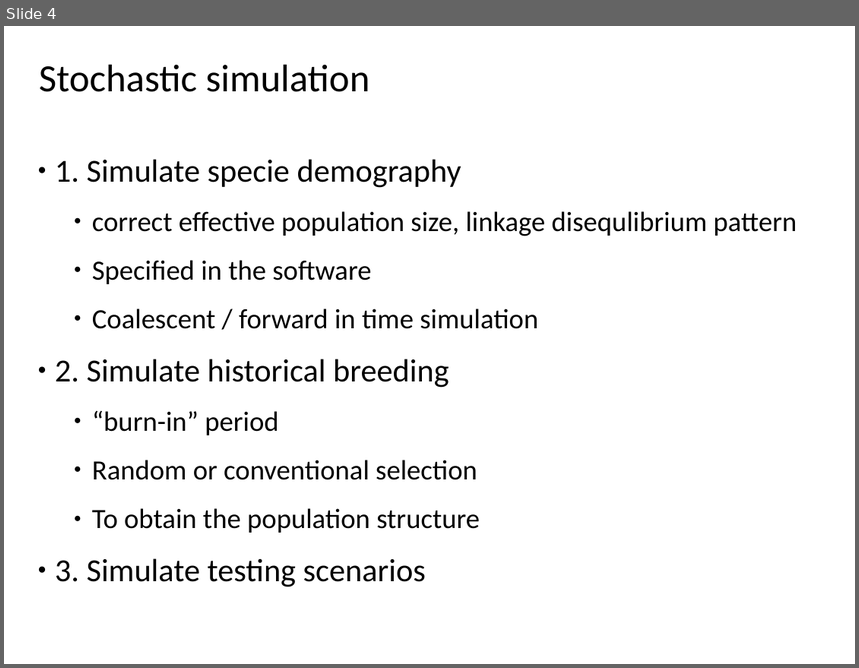
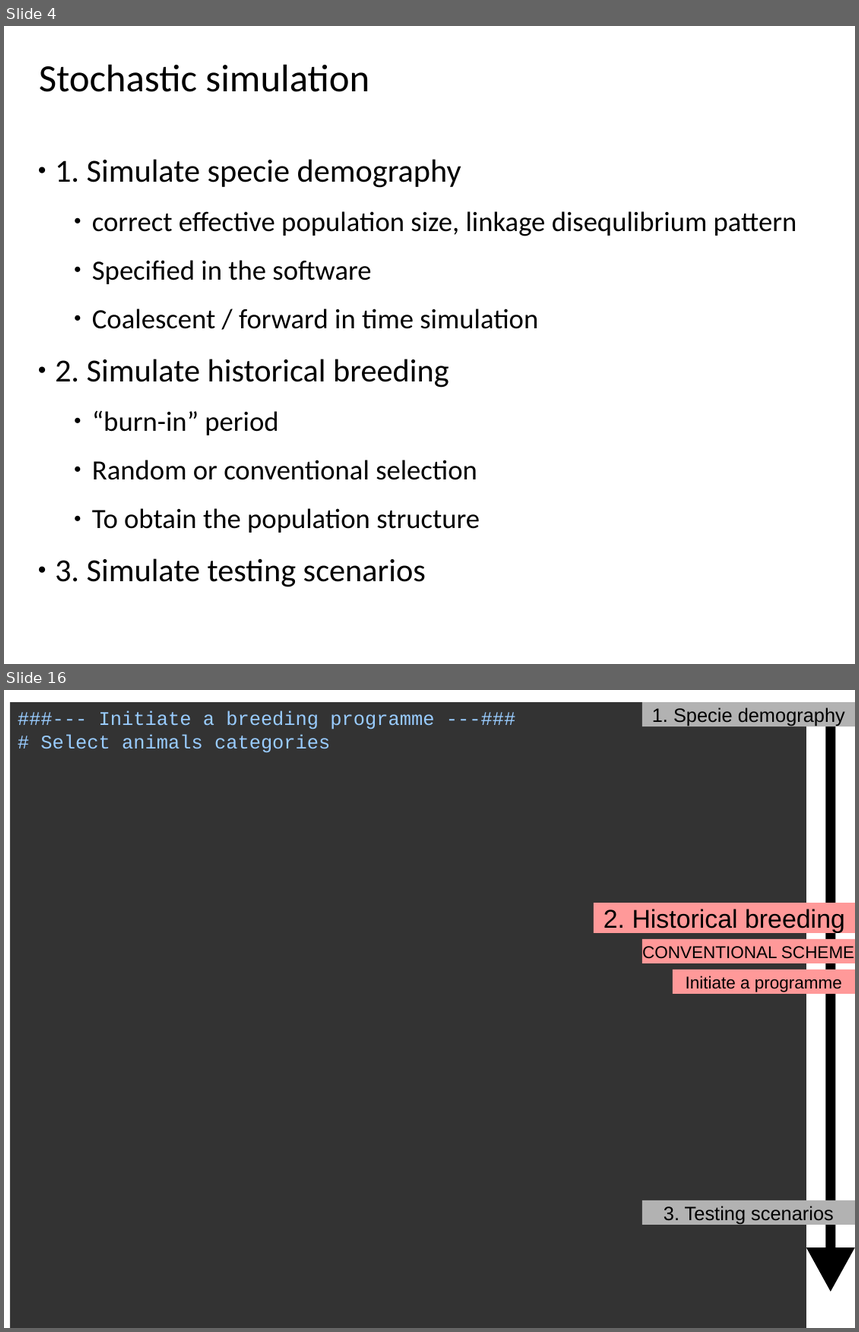
Before and after one commit to janaobsteter/ResourceAllocation_paper, a slide deck: Jana_ZagrebCourse_Simulation.pptx. Shown one above the other, each under a label of ours: slide 4 before the commit, slides 4 and 16 after it; the slides between them are not shown. The pictures are 859x668 and 859x1332 pixels, drawn with LibreOffice and Linux fonts; fonts in the diff are those of the drawing; background and template pictures are left out. Boxes give left, top, right and bottom in pixels: in the first picture for what was removed or moved away, otherwise in the second. Text is boxed around its words. In the diff, an @@ line names an element or a change of style, - is before the commit and + after.

```diff
--- a/Jana_ZagrebCourse_Simulation.pptx
+++ b/Jana_ZagrebCourse_Simulation.pptx
@@ slide 16 added at [4,690,855,1328], background picture (left out) @@
@@ rectangle added at [10,702,807,1328], fill #333333, 18 pt, text #99CCFF @@
+###--- Initiate a breeding programme ---###
+# Select animals categories
@@ rectangle added at [643,702,855,726], fill #B2B2B2, 18 pt, text #000000 @@
+1. Specie demography
@@ freeform shape added at [807,726,855,1292], fill #000000 @@
@@ rectangle added at [594,904,855,933], fill #FF9999, 24 pt, text #000000 @@
+2. Historical breeding
@@ rectangle added at [643,939,855,964], fill #FF9999, 16 pt, text #000000 @@
+CONVENTIONAL SCHEME
@@ rectangle added at [673,970,855,993], fill #FF9999, 16 pt, text #000000 @@
+Initiate a programme
@@ rectangle added at [643,1201,855,1224], fill #B2B2B2, 18 pt, text #000000 @@
+3. Testing scenarios
```
Also in this commit, not shown: 9 slides changed, 19 other slides added, 1 slide removed, 4 other files.
